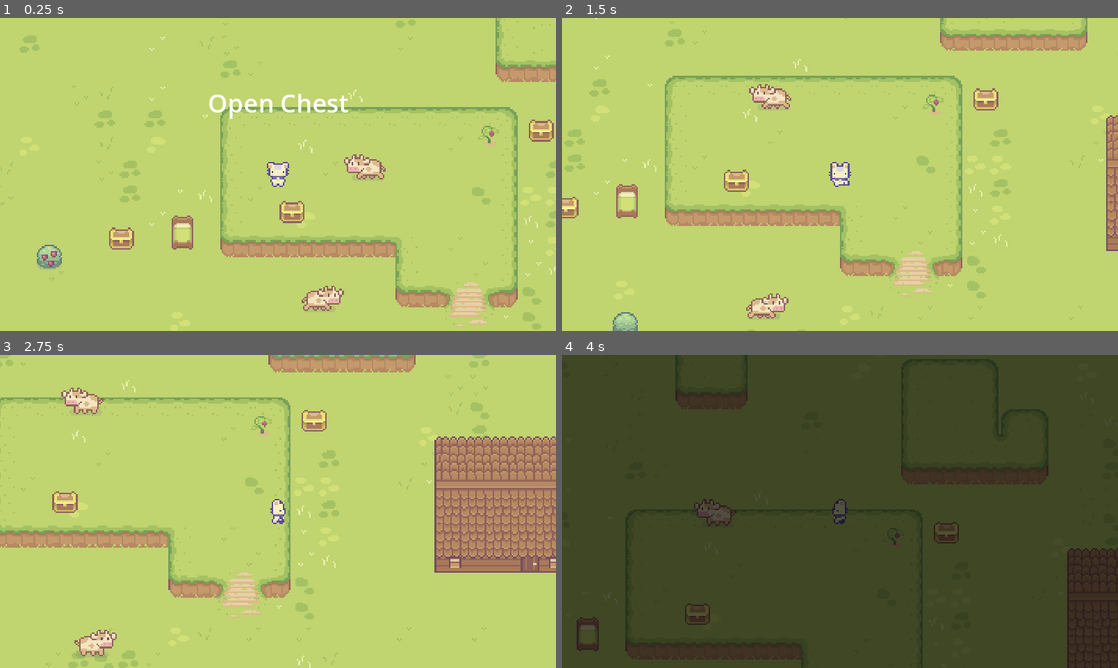
Above: before the commit, frames 1-4 (two rows, left to right).
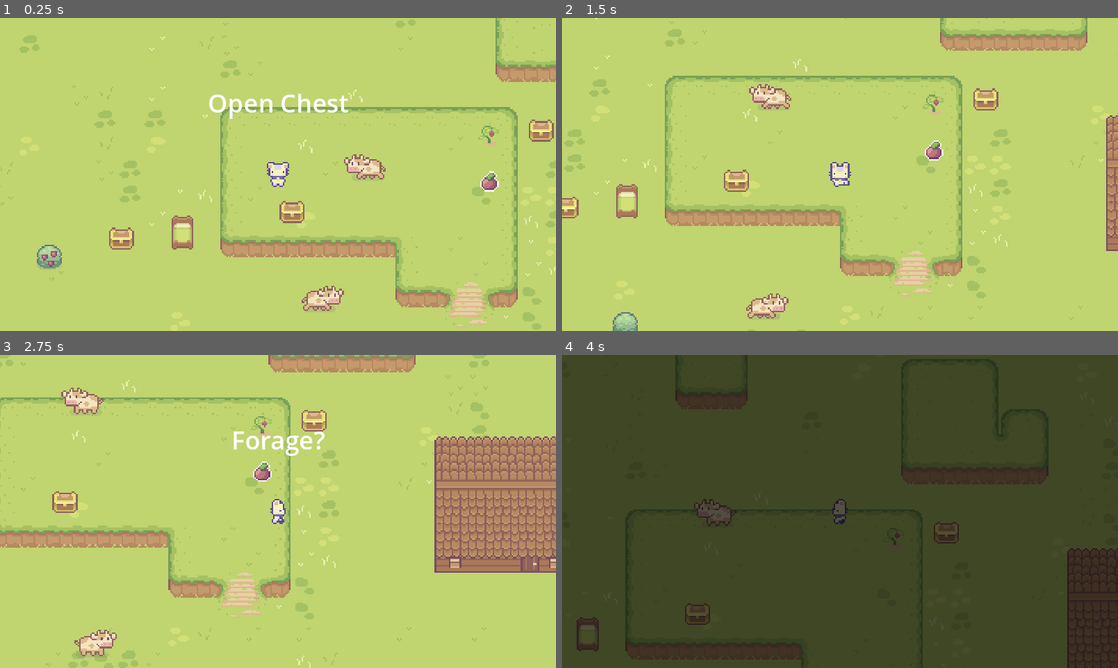
Above: after the commit, the same moments.

Repository: kawaiibats/tacobat
Game: Godot game, scene res://scene_switcher.tscn
Same seed, same stepped clock (60 frames per second), same inputs: the game is played once before the commit and once after it. Sound files missing from this copy of the repository are replaced by a short silence.
Inputs (mouse positions are in pixels of both pictures, inside the frame that each line leads up to):
- Up to frame 1 (0.25 s): no input
- Up to frame 2 (1.5 s): move the mouse to (612, 255) at 0.52 s; hold D (right) 0.53-1.28 s; tap F (interact) at 0.6 s; click (612, 255) at 0.67 s; move the mouse to (728, 190) at 1.27 s; hold S (down) from 1.28 s (still down); right-click (728, 190) at 1.35 s
- Up to frame 3 (2.75 s): tap F (interact) at 1.55, 2.1 s; move the mouse to (61, 646) at 2.02 s; release S (down) at 2.03 s; hold D (right) from 2.03 s (still down); click (61, 646) at 2.17 s
- Up to frame 4 (4 s): move the mouse to (812, 574) at 2.77 s; release D (right) at 2.78 s; hold W (up) 2.78-3.53 s; tap F (interact) at 2.85, 3.8 s; click (812, 574) at 2.92 s; move the mouse to (1006, 558) at 3.52 s; hold A (left) from 3.53 s (still down); right-click (1006, 558) at 3.6 s

The runs differ from the first frame. In frame 1, 0.2% of the frame differs, in the area x 86-90%, y 48-56%; in frame 2, 0.2%; in frame 3, 0.6%, in the area x 42-59%, y 24-41%; in frame 4, nothing differs.

Commit message:
Basic Foraging Interaction
Currently you can manually set up Foragables which can be interacted with. In the future it will hold an item but currently it holds a string.

The purpose of this is to test whether passing data between scenes is working, you can get rid of the item on level 1 and see if it stays gone

Diff:
--- a/characters/player_cat.gd
+++ b/characters/player_cat.gd
@@ -111,6 +111,14 @@
 		var cur_interaction = all_interactions[0]
 		match cur_interaction.interact_type:
 			"print_text" : print(cur_interaction.interact_value)
+			"forage" :
+				print("Executing forage")
+
+				var forageParent = cur_interaction.get_owner()
+
+				print("You found.. ", forageParent.itemInside)
+
+				forageParent.queue_free()
 
 
 
--- a/components/spawning/entity_spawn.tscn
+++ b/components/spawning/entity_spawn.tscn
@@ -1,10 +1,9 @@
 [gd_scene load_steps=2 format=3 uid="uid://cpyqhqfxrj71"]
 
-[sub_resource type="CapsuleShape2D" id="CapsuleShape2D_crd4m"]
-radius = 9.0
-height = 24.0
+[sub_resource type="RectangleShape2D" id="RectangleShape2D_3cgfx"]
 
-[node name="Entity Spawn" type="Area2D"]
+[node name="Entity Spawn Zone" type="Area2D"]
 
 [node name="CollisionShape2D" type="CollisionShape2D" parent="."]
-shape = SubResource("CapsuleShape2D_crd4m")
+rotation = 0.785398
+shape = SubResource("RectangleShape2D_3cgfx")
--- /dev/null
+++ b/components/spawning/foragable.gd
@@ -0,0 +1,3 @@
+extends StaticBody2D
+
+@export var itemInside : String = "noneset"
--- /dev/null
+++ b/components/spawning/foragable.tscn
@@ -0,0 +1,23 @@
+[gd_scene load_steps=5 format=3 uid="uid://cabat1prpspee"]
+
+[ext_resource type="Texture2D" uid="uid://cma2tg2ud6lr4" path="res://art/sprout/Objects/Basic Plants.png" id="1_3nful"]
+[ext_resource type="Script" path="res://components/spawning/foragable.gd" id="1_ugxrr"]
+[ext_resource type="PackedScene" uid="uid://bnvbqf63w3284" path="res://components/interact area/interact_area.tscn" id="2_rha31"]
+
+[sub_resource type="CircleShape2D" id="CircleShape2D_uxetw"]
+
+[node name="Foragable" type="StaticBody2D"]
+position = Vector2(-45.5656, -1.90778)
+script = ExtResource("1_ugxrr")
+
+[node name="CollisionShape2D" type="CollisionShape2D" parent="."]
+shape = SubResource("CircleShape2D_uxetw")
+
+[node name="Sprite2D" type="Sprite2D" parent="."]
+texture = ExtResource("1_3nful")
+region_enabled = true
+region_rect = Rect2(80, 16, 16, 16)
+
+[node name="InteractArea" parent="." instance=ExtResource("2_rha31")]
+interact_label = "Forage?"
+interact_type = "forage"
--- a/levels/game_level.tscn
+++ b/levels/game_level.tscn
@@ -17,6 +17,8 @@
 [ext_resource type="PackedScene" uid="uid://bj3laokry4wae" path="res://components/warper/warpArea.tscn" id="16_awuu8"]
 [ext_resource type="AudioStream" uid="uid://ctwqrntpcclgo" path="res://sfx/magIn.mp3" id="16_klg8f"]
 [ext_resource type="AudioStream" uid="uid://bjx6c3sxn0ktu" path="res://sfx/clickEmpty.mp3" id="17_e0ttg"]
+[ext_resource type="PackedScene" uid="uid://cpyqhqfxrj71" path="res://components/spawning/entity_spawn.tscn" id="18_0bmwp"]
+[ext_resource type="PackedScene" uid="uid://cabat1prpspee" path="res://components/spawning/foragable.tscn" id="19_meaus"]
 
 [sub_resource type="TileSetAtlasSource" id="TileSetAtlasSource_1mi6g"]
 texture = ExtResource("2_6eclw")
@@ -1174,6 +1176,13 @@
 [node name="LevelLoadedSound" type="AudioStreamPlayer2D" parent="."]
 stream = ExtResource("17_e0ttg")
 
+[node name="Entity Spawn Zone" parent="." instance=ExtResource("18_0bmwp")]
+position = Vector2(126, -18)
+
+[node name="Foragable" parent="Entity Spawn Zone" instance=ExtResource("19_meaus")]
+position = Vector2(1.14441e-05, -4.17233e-06)
+itemInside = "apple"
+
 [connection signal="warp_area_entered" from="warpArea2" to="." method="_on_warper_warp_area_entered"]
 [connection signal="warp_area_entered" from="warpdevlvl2" to="." method="_on_warpdevlvl_2_warp_area_entered"]
 [connection signal="warp_area_entered" from="warp2devlvl2" to="." method="_on_warp_2_devlvl_2_warp_area_entered"]
--- a/world/ClickHitbox.gd
+++ /dev/null
@@ -1 +0,0 @@
-extends CollisionShape2D
Renamed: world/ClickListenArea.gd -> components/interact area/ClickListenArea.gd
Not shown: 1 places in levels/game_level.tscn that only renumber resources
